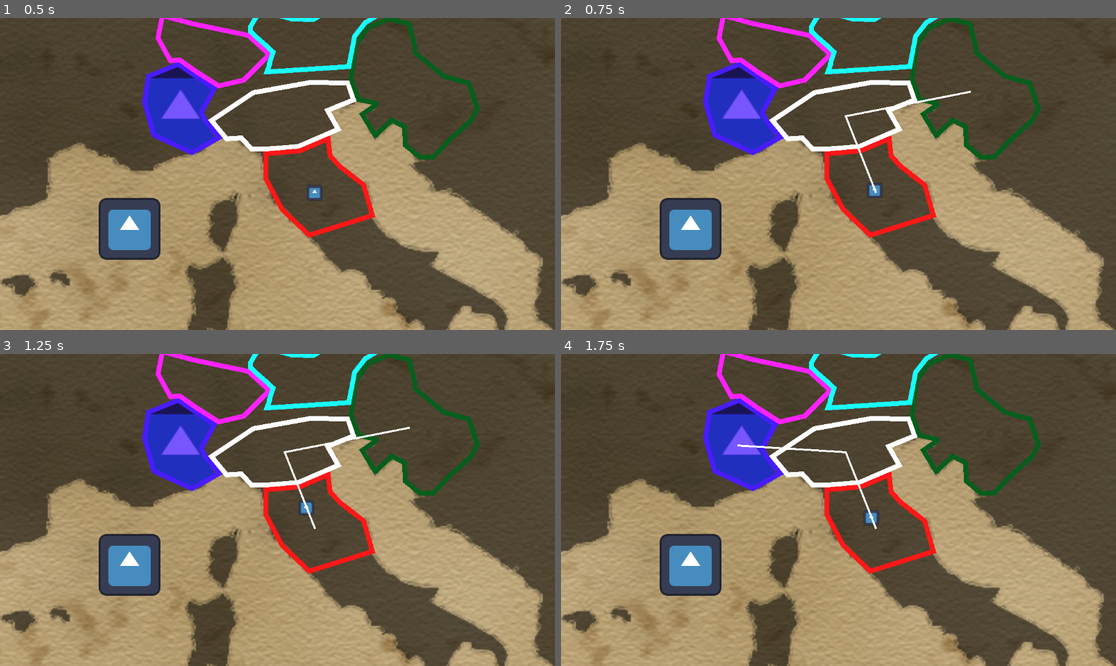
Above: before the commit, frames 1-4 (two rows, left to right).
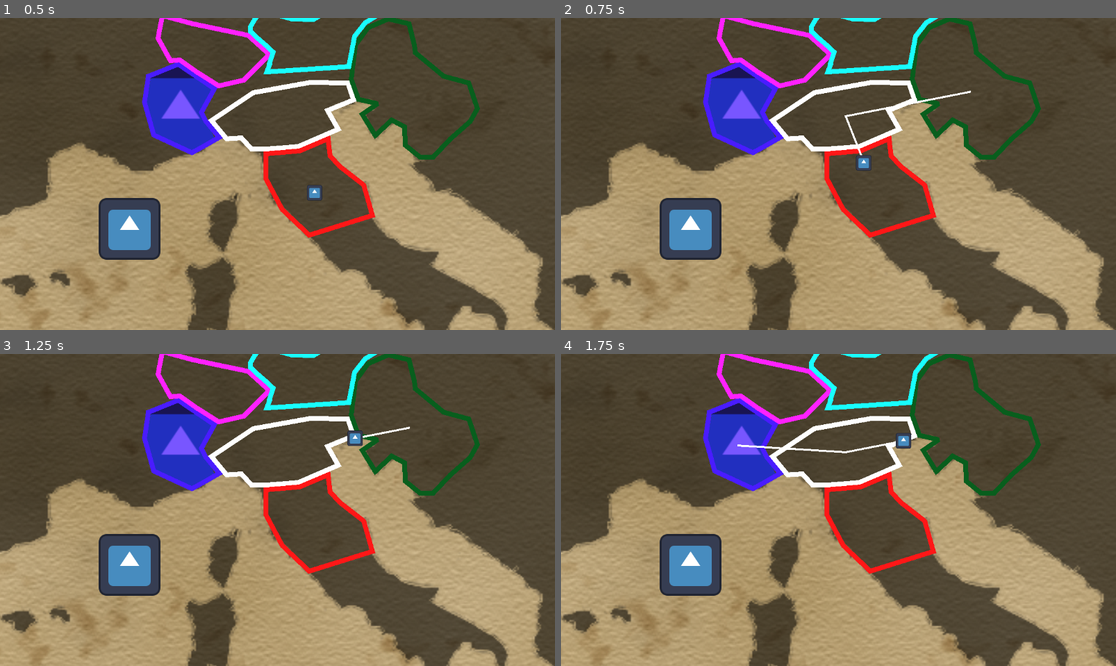
Above: after the commit, the same moments.

Repository: Lucasdelpiero/RTS
Game: Godot game, scene res://Map/world.tscn
Two runs of this game, one before a commit and one after it. Both use one fixed random seed, a clock stepped at 60 frames per second and the inputs below. The engine's default icon, where the game draws it, is replaced by a stand-in: a white triangle on a blue panel in a dark square.
Inputs (mouse positions are in pixels of both pictures, inside the frame that each line leads up to):
- Up to frame 1 (0.5 s): no input
- Up to frame 2 (0.75 s): tap Enter at 0.5 s; move the mouse to (960, 158) at 0.52 s; click (960, 158) at 0.6 s
- Up to frame 3 (1.25 s): no input
- Up to frame 4 (1.75 s): move the mouse to (727, 525) at 1.27 s; click (727, 525) at 1.35 s

Frame 1 is identical in both runs. In frame 2, 0.3% of the frame differs, in the area x 53-58%, y 43-58%; in frame 3, 0.4%, in the area x 51-66%, y 24-57%; in frame 4, 0.4%.

Commit message:
Movement working almost perfectly and path drawing working perfectly

Diff:
--- a/Map/army.gd
+++ b/Map/army.gd
@@ -7,28 +7,34 @@
 @onready var line = $Node/Line2D
 enum  { IDLE, MOVING, FIGHTING }
 var state = IDLE
-@export_range( 10, 100, 1) var SPEED = 5000
+@export_range( 10, 10000, 1) var SPEED = 500
+var test = true
+var starting_point : Vector2
 
 signal get_pathfinding(army ,current_position)
 # Get the gravity from the project settings to be synced with RigidBody nodes.
 
 func _input(event):
    # Mouse in viewport coordinates.
-	if event is InputEventMouseButton:
+#	if event is InputEventMouseButton:
+	if Input.is_action_just_pressed("Click_Left"):
 #		print("Mouse Click/Unclick at: ", event.position)
 		if own_map != null:
 			var from = own_map.get_closest_point(self.global_position)
 			var to = own_map.get_closest_point(event.position)
 			path = own_map.get_point_path(from, to)
-			print(path)
+#			print(path)
 			draw_path()
-			if path.size() > 1:
+			if starting_point == path[0]:
+				path.remove_at(0)
+			if path.size() > 0:
 				state = MOVING
 			else:
 				state = IDLE
 #		path = own_map.get_point_path()
 
 func _physics_process(delta):
+#	draw_path()
 	match state:
 		IDLE:
 			pass
@@ -44,35 +50,40 @@
 	self.global_position = map.get_point_position(closer_id)
 	world = get_tree().get_nodes_in_group("world")[0]
 	own_map = map
-	print(typeof(map))
-	print(typeof(own_map))
+	starting_point = global_position
 
+# Draws the path that the army is following
 func draw_path():
-	line.clear_points()
-	for point in path.size() :
-		line.add_point(path[point])
+	# The positions in the path has to be added in the pathing array to avoid bugs
+	var pathing : PackedVector2Array
+	pathing.append(global_position) # Where the line start
+	for i in path.size():
+		pathing.append(path[i]) # Path
+	line.points = pathing
+
 
 func move(delta):
-#	print(path)
-	var origin_point : Vector2
-	if path.size() > 0 :
-		if origin_point == path[0]:
-			print("REMOVE ORIGINAL")
+	draw_path()
+	if path.size() > 0:
+		global_position = global_position.move_toward(path[0], delta * SPEED)
+#		print("path " +str(path))
+		var closest_point = path[0]
+		var distance_to_point = global_position.distance_to(closest_point)
+#		print("closest point " +str(closest_point))
+#		print("starting point " +str(starting_point))
+
+		if (starting_point == closest_point) :
+#			path.remove_at(0)
+			pass
+
+		# A bug here has to be fixed
+		if distance_to_point <= 10:
+			starting_point = path[0]
+#			print("CLOSE")
+#			print(path)
+			global_position = path[0]
+			draw_path()
 			path.remove_at(0)
-		origin_point = path[0]
-		if self.global_position.distance_to(path[0]) < 10:
-			global_position = path[0]
-			path.remove_at(0)
-		if path.size() > 0:
-			var angle = global_position.angle_to_point(path[0])
-#			print("angle " +str(angle))
-			var direction = (Vector2(cos(angle), sin(angle))).normalized()
-#			print("direction " + str(direction))
-			velocity = direction * SPEED * delta
-			move_and_slide()
-#			print("self position " +str(global_position))
-#			print("path " +str(path[0]))
-			print("velocity " +str(velocity))
-#			print("origin " +str(origin_point))
-#			print("path[0] " +str(path[0]))
-	pass
+#			print("delete")
+			print(path)
+			pass
--- a/Map/army.tscn
+++ b/Map/army.tscn
@@ -4,6 +4,8 @@
 [ext_resource type="Texture2D" uid="uid://cgp6f6m73ehi7" path="res://icon.svg" id="1_xkwou"]
 
 [node name="Army" type="CharacterBody2D" groups=["Army"]]
+z_index = 100
+z_as_relative = false
 script = ExtResource("1_836ho")
 
 [node name="Icon" type="Sprite2D" parent="."]
--- a/Map/world.gd
+++ b/Map/world.gd
@@ -16,8 +16,8 @@
 
 func _input(event):
    # Mouse in viewport coordinates.
-	if event is InputEventMouseButton:
-		print("Mouse Click/Unclick at: ", event.position)
+#	if event is InputEventMouseButton:
+#		print("Mouse Click/Unclick at: ", event.position)
 #	elif event is InputEventMouseMotion:
 #		print("Mouse Motion at: ", event.position)
 	pass
